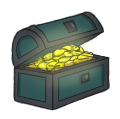
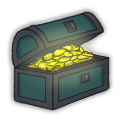
Revision of a layered 120px x 119px image; what changed, layer by layer:
added group "Groupe 1" with 18 layers above "Arrière-plan" over [6, 6, 114, 115]
moved "Calque 17" into group "Groupe 1" over [9, 13, 112, 99]
moved "Calque 9" into group "Groupe 1" over [11, 11, 110, 111]
moved "Calque 4" into group "Groupe 1" over [20, 52, 111, 76]
moved "Calque 13" into group "Groupe 1" over [11, 11, 111, 111]
moved "Calque 2" into group "Groupe 1" over [11, 11, 111, 111]
moved "Calque 15" into group "Groupe 1" over [16, 12, 107, 99]
moved "Calque 3 copie" into group "Groupe 1" over [14, 12, 106, 104]
moved "Calque 12" into group "Groupe 1" over [51, 44, 86, 63]
moved "Calque 11" into group "Groupe 1" over [51, 47, 90, 63]
moved "Calque 10" into group "Groupe 1" over [27, 45, 95, 72]
moved "Calque 7" into group "Groupe 1" over [27, 43, 96, 72]
moved "Calque 5" into group "Groupe 1" over [20, 36, 90, 66]
moved "Calque 14" into group "Groupe 1" over [70, 41, 89, 53]
moved "Calque 1" into group "Groupe 1" over [59, 18, 94, 59]
